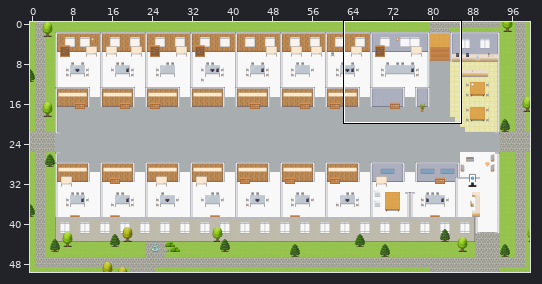
Tiled map (JSON): maps/Manufacturing-Enablement-Platform.tmj. The picture above shows the old version from afar; the outline marks the close-up.
Close-up. As it was:
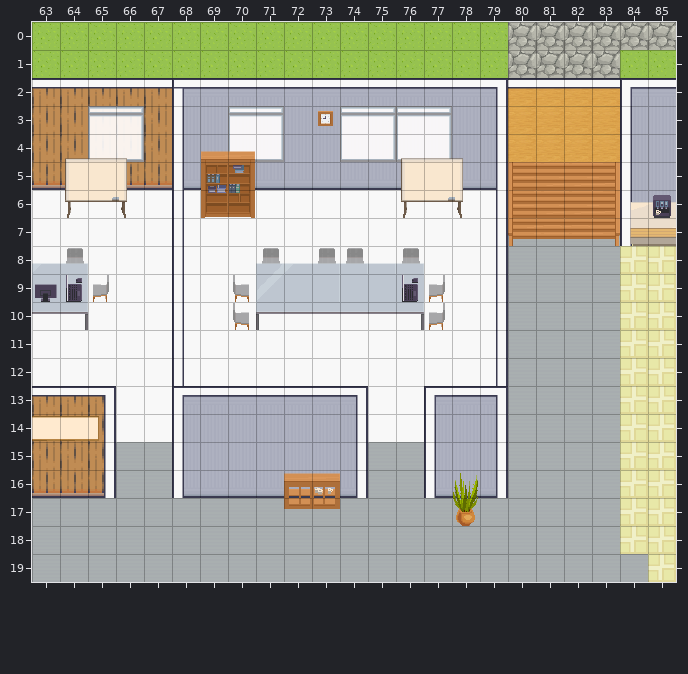
Cells are 32x32 px. Shown: x 63..85, y 0..19. The commit also changed other parts of the map, which this record leaves out.
The result:
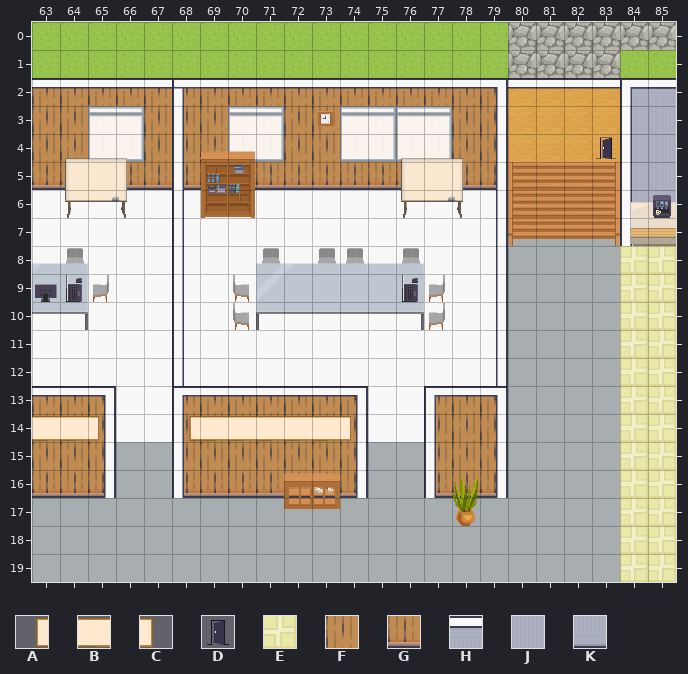
Key: from "Decoration": A 49, B 50, C 51; from "User_Zones": D 65; from "room2": E 148, F 192, G 205, H 290, J 294, K 307.
_ is an empty cell.
The exact change:
Layer "back wall":
y 2: x 68..79 HHHHHHHHHHHH -> FFFFFFFFFFFF
y 3: x 68..69 JJ -> FF; x 72..73 JJ -> FF; x 78..79 JJ -> FF
y 4: x 68..69 JJ -> FG; x 72..73 JJ -> FF; x 78..79 JJ -> FF
y 5: x 68..76 KKKKKKKKK -> GGGGGGGGG; x 78..79 KK -> GG
y 13: x 68..74 HHHHHHH -> FFFFFFF; x 77..79 HHH -> FFF
y 14..15: x 68..74 JJJJJJJ -> FFFFFFF; x 77..79 JJJ -> FFF
y 16: x 68..74 KKKKKKK -> GGGGGGG; x 77..79 KKK -> GGG
y 19: x 84 _ -> E
Layer "decor":
y 14: x 68..74 _______ -> ABBBBBC
Layer "zones":
y 4: x 83 _ -> D
